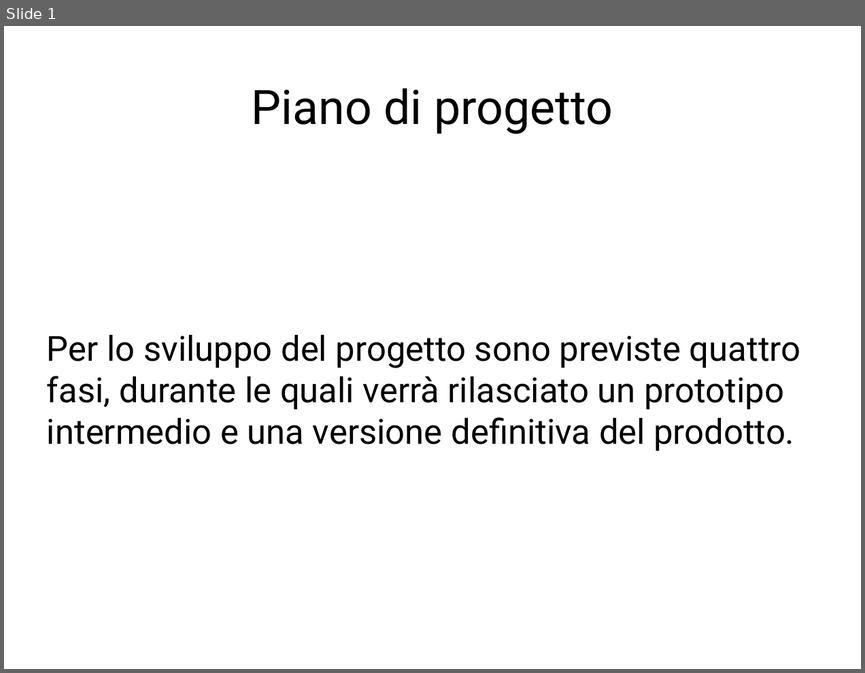
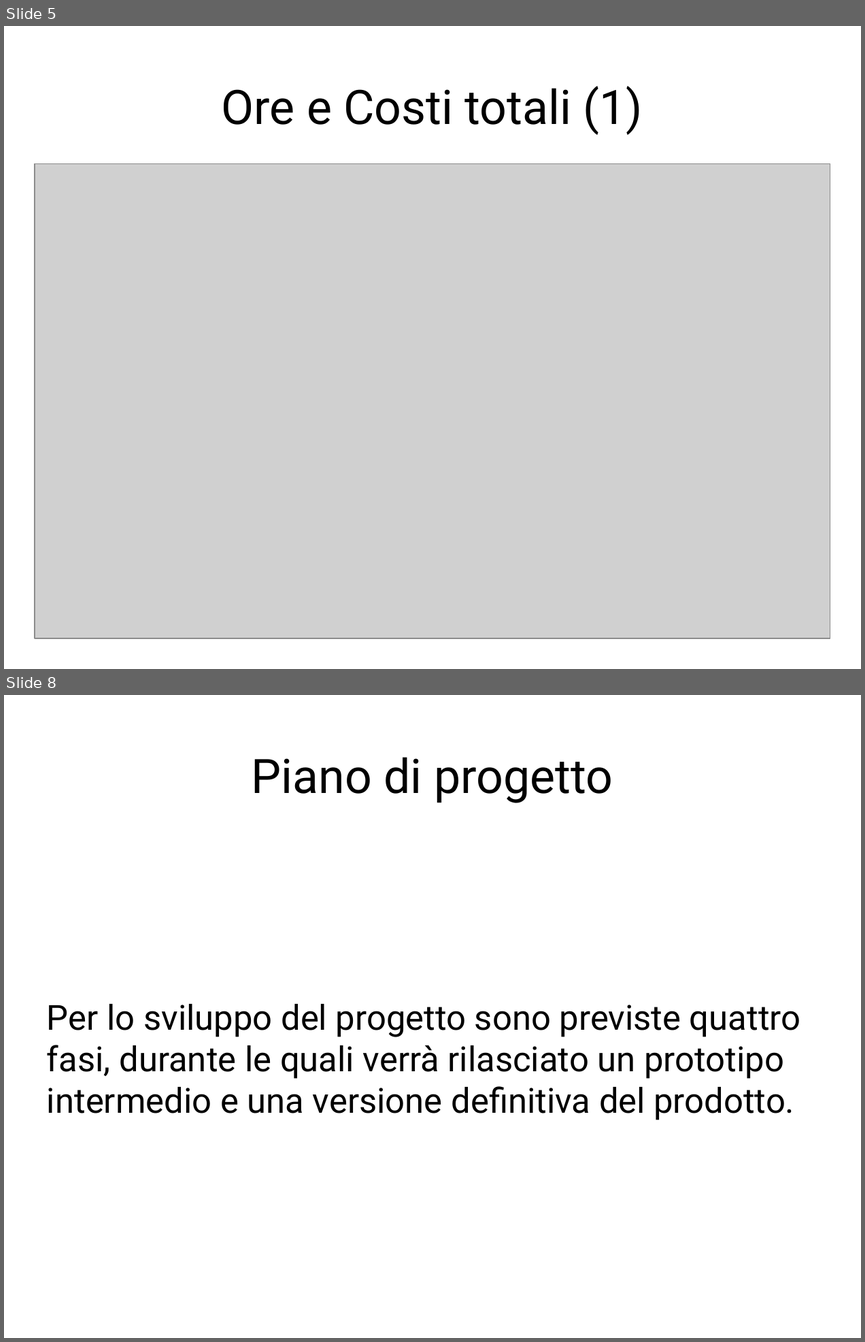
Before and after one commit to webshape/ajaxdraw, a slide deck: doc/PresentazioneRR/PresentazionePianoDiProgetto.odp. Shown one above the other, each under a label of ours: slide 1 before the commit, slides 5 and 8 after it; the slides between them are not shown. The pictures are 865x673 and 865x1342 pixels, drawn with LibreOffice and Linux fonts; fonts in the diff are those of the drawing; grey boxes stand for pictures. Boxes give left, top, right and bottom in pixels: in the first picture for what was removed or moved away, otherwise in the second. Text is boxed around its words. In the diff, an @@ line names an element or a change of style, - is before the commit and + after.

```diff
--- a/doc/PresentazioneRR/PresentazionePianoDiProgetto.odp
+++ b/doc/PresentazioneRR/PresentazionePianoDiProgetto.odp
@@ slide 5 added at (4,26,861,669), background #FFFFFF @@
@@ title added at (222,86,643,135), 44 pt, text #000000 @@
+Ore e Costi totali (1)
@@ picture added at (35,163,830,638) @@
@@ what was slide 1 is now slide 8 @@
```
Also in this commit, not shown: 1 slide changed, 8 other slides added, 2 slides removed.
